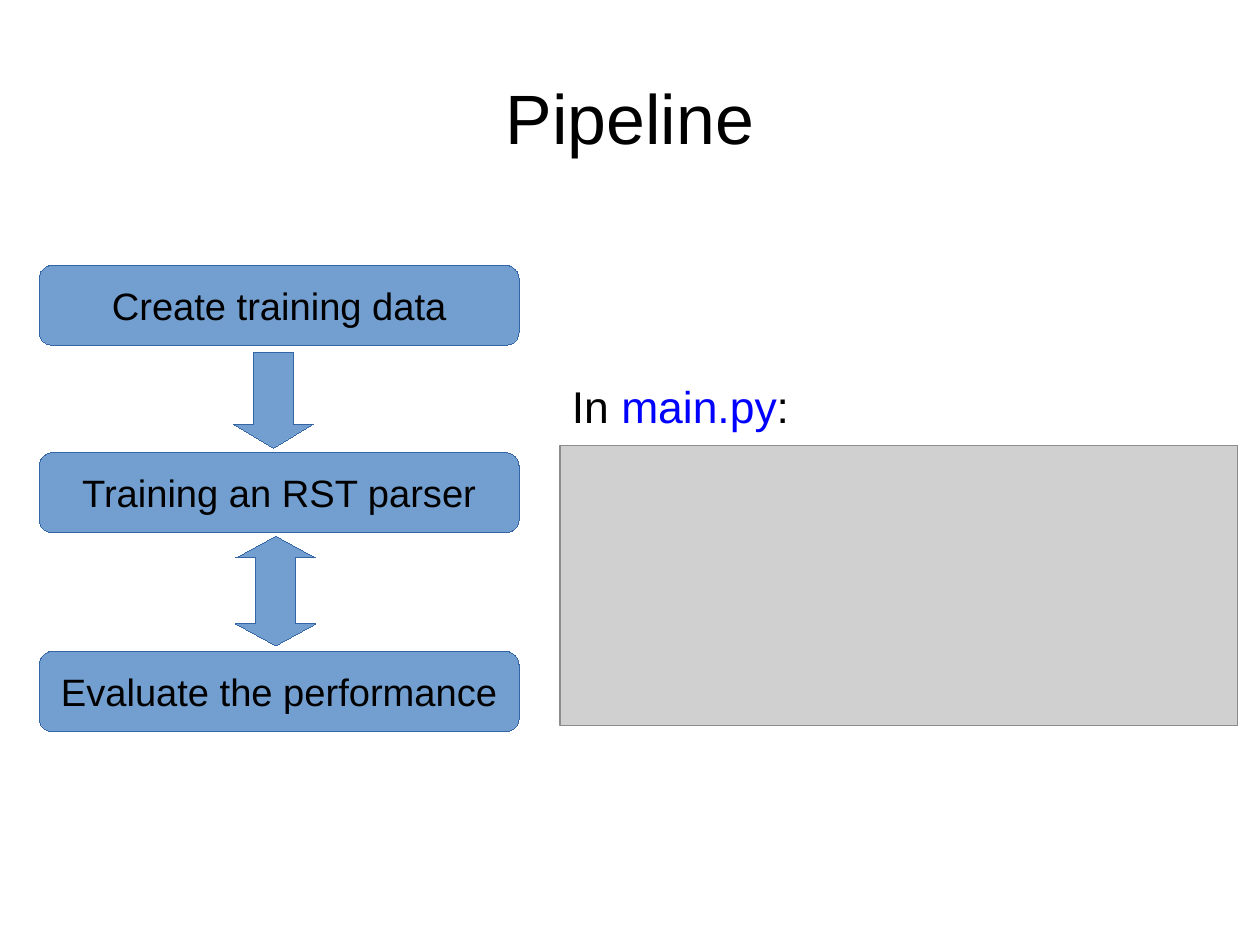
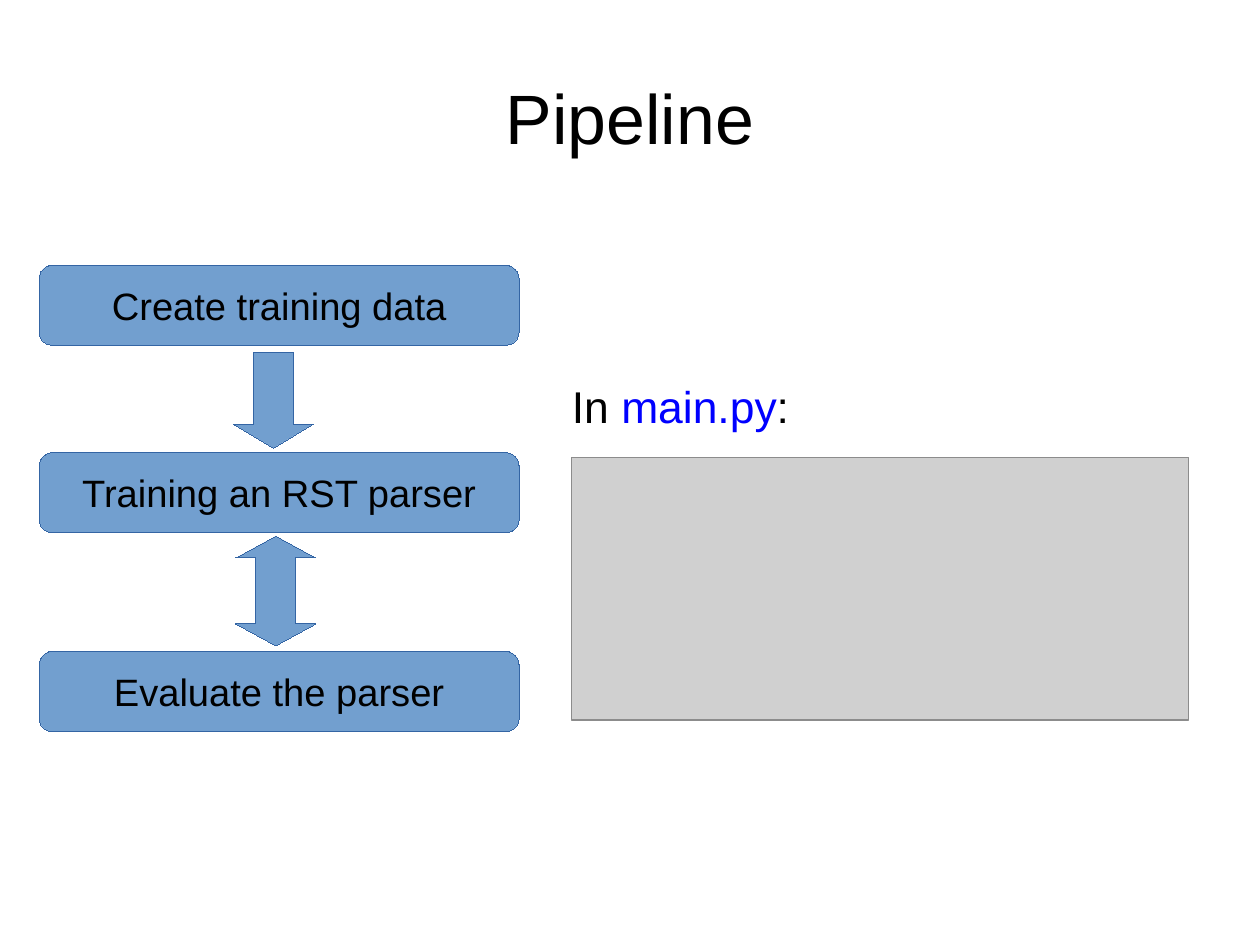
Before and after one commit to jiyfeng/RSTParser, a slide deck: slide 2 of doc/intro.odp. Drawn at 1260x945 pixels with LibreOffice and Linux fonts; fonts in the diff are those of the drawing; grey boxes stand for pictures. Boxes give left, top, right and bottom in pixels: in the first picture for what was removed or moved away, otherwise in the second. Text is boxed around its words. In the diff, an @@ line names an element or a change of style, - is before the commit and + after.

```diff
--- a/doc/intro.odp
+++ b/doc/intro.odp
@@ picture: place and size @@
-picture at bbox=[560, 446, 1238, 726]
+picture at bbox=[572, 457, 1189, 720]
@@ text in rounded rectangle at bbox=[114, 678, 444, 714]: text changed @@
-Evaluate the performance
+Evaluate the parser
```
Also in this commit, not shown: 3 other slides changed, 4 slides added, 3 slides removed, 3 other files.
